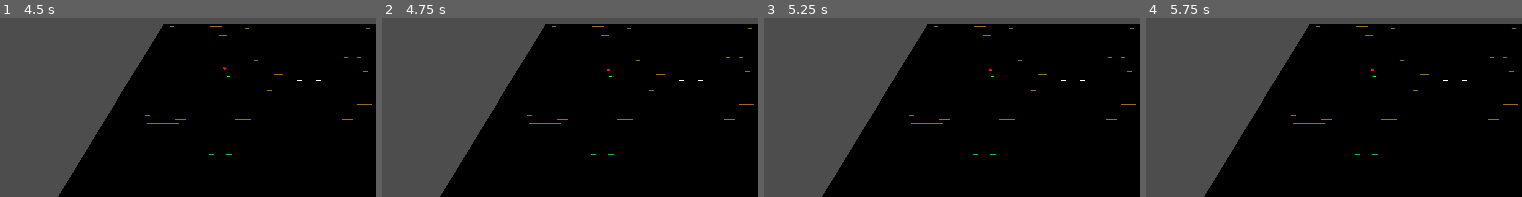
Above: before the commit, frames 1-4 (left to right).
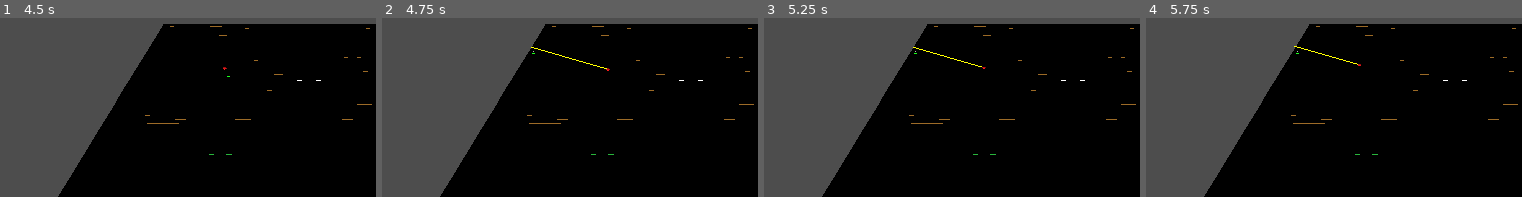
Above: after the commit, the same moments.

Repository: sha5b/Godot-ECS-Starter
Game: Godot game, scene res://Main.tscn
Same seed, same stepped clock (60 frames per second), same inputs: the game is played once before the commit and once after it.
Inputs (mouse positions are % of the whole screen's width and height, from its top left):
- Up to frame 1 (4.5 s): tap Enter at 0.5, 2, 3.5 s; move the mouse to (74, 31) at 0.52 s; click (74, 31) at 0.67 s; tap Space at 1.25, 2.75, 4.25 s; drag from (29, 44) to (45, 62) at 1.27 s; move the mouse to (61, 10) at 2.02 s; click (61, 10) at 2.17 s; drag from (45, 62) to (19, 19) at 2.77 s; move the mouse to (82, 56) at 3.52 s; click (82, 56) at 3.67 s; drag from (19, 19) to (35, 6) at 4.27 s
- Up to frame 2 (4.75 s): no input
- Up to frame 3 (5.25 s): move the mouse to (56, 37) at 5.02 s; click (56, 37) at 5.17 s
- Up to frame 4 (5.75 s): no input
The pictures show only the part of the screen within x 8-58%, y 0-50%; the shares and areas given below are measured in that part.

Frame 1 is identical in both runs. In frame 2, 0.1% of the frame differs, in the area x 39-62%, y 16-33%; in frame 3, 0.1%; in frame 4, 0.1%.

Commit message:
Base System Ready

Diff:
--- a/Main.gd
+++ b/Main.gd
@@ -41,6 +41,8 @@
 	world.add_system(preload("res://ecs/systems/NPCRenderSystem3D.gd").new())
 	world.add_system(ResourceRenderSystem3D.new())
 	world.add_system(TerrainRenderSystem3D.new())
+	world.add_system(preload("res://ecs/systems/ResourceCollectionSystem.gd").new())
+	world.add_system(preload("res://ecs/systems/NPCBehaviorSystem.gd").new())
 	# Create sample entity with Position and Velocity
 	var entity = world.create_entity()
 	world.add_component(entity, Position.new())
--- a/ecs/World.gd
+++ b/ecs/World.gd
@@ -43,6 +43,15 @@
 func add_system(system: System) -> void:
     systems.append(system)
 
+# Removes an entity and all its components by entity ID
+func remove_entity(entity_id: int) -> void:
+    if entities.has(entity_id):
+        entities.erase(entity_id)
+        # Remove all components for this entity
+        for comp_type in components.keys():
+            if components[comp_type].has(entity_id):
+                components[comp_type].erase(entity_id)
+
 func _process(delta: float) -> void:
     for system in systems:
         system.update(self, delta)
--- /dev/null
+++ b/ecs/systems/NPCBehaviorSystem.gd
@@ -0,0 +1,24 @@
+extends "res://ecs/System.gd"
+class_name NPCBehaviorSystem
+
+func update(world, delta):
+    var npc_ids = world.query(["Position", "NPC", "Pathfinding"])
+    var food_ids = world.query(["Position", "ResourceComponent"])
+    var pos_map = world.get_components("Position")
+    var path_map = world.get_components("Pathfinding")
+
+    for npc_id in npc_ids:
+        var path = path_map[npc_id].path
+        if path.size() == 0 and food_ids.size() > 0:
+            var npc_pos = pos_map[npc_id].position
+            # Find nearest food
+            var nearest_food_id = food_ids[0]
+            var min_dist = npc_pos.distance_to(pos_map[nearest_food_id].position)
+            for food_id in food_ids:
+                var dist = npc_pos.distance_to(pos_map[food_id].position)
+                if dist < min_dist:
+                    min_dist = dist
+                    nearest_food_id = food_id
+            # Set path to nearest food
+            var food_pos = pos_map[nearest_food_id].position
+            path_map[npc_id].path = [food_pos]
--- /dev/null
+++ b/ecs/systems/ResourceCollectionSystem.gd
@@ -0,0 +1,29 @@
+extends "res://ecs/System.gd"
+class_name ResourceCollectionSystem
+
+const Position = preload("res://ecs/components/Position.gd")
+const ResourceComponent = preload("res://ecs/components/Resource.gd")
+
+func update(world, delta):
+	var npc_ids = world.query(["Position", "NPC"])
+	var food_ids = world.query(["Position", "ResourceComponent"])
+	var pos_map = world.get_components("Position")
+
+	for npc_id in npc_ids:
+		var npc_pos = pos_map[npc_id].position
+		for food_id in food_ids:
+			var food_pos = pos_map[food_id].position
+			if npc_pos.distance_to(food_pos) < 0.5:
+				# Remove food entity
+				world.remove_entity(food_id)
+				# Spawn new food at random location
+				var new_food_entity = world.create_entity()
+				var new_food_pos = Position.new()
+				var food_x = randi() % 40
+				var food_y = randi() % 40
+				new_food_pos.position = Vector2(food_x, food_y)
+				var food = ResourceComponent.new()
+				food.resource_type = "food"
+				food.amount = 5
+				world.add_component(new_food_entity, new_food_pos)
+				world.add_component(new_food_entity, food)
Not shown, added: ecs/systems/NPCBehaviorSystem.gd.uid
Not shown, added: ecs/systems/ResourceCollectionSystem.gd.uid
